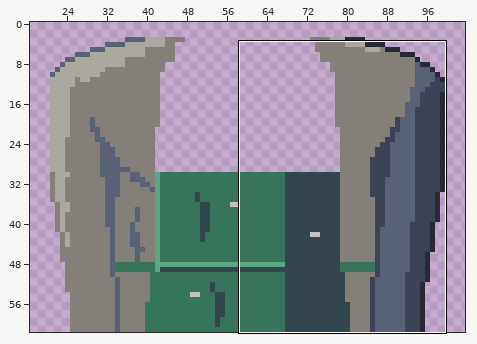
Edited in one commit: pixel-art file (art/src/torso/shelter-volunteer.aseprite). The first picture is a wide view before the edit; the outline marks the close-up.
Close-up. Before:
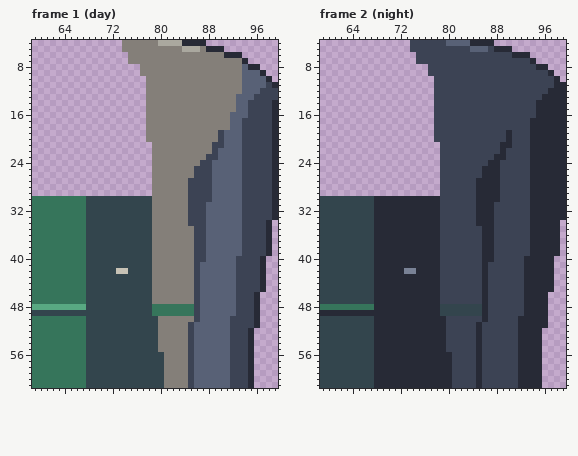
120x62 pixels, 2 frames. Shown: frame 1 (day): x 59..99, y 4..61; frame 2 (night): x 59..99, y 4..61. The wide view leaves out empty margins.
New version:
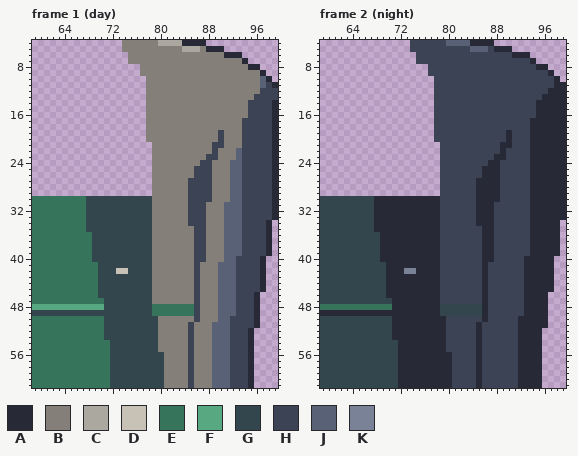
Palette (. is transparent): A #272a36  B #847f79  C #aaa89f  D #c7c2b5  E #36755b  F #58a982  G #33454d  H #3c4354  J #586176  K #798296
Diff:
Changed rows in their new state; - is an unchanged pixel.
Frame 1 (day):
first column x 68:
 8 --------------------------B--
 9 --------------------------BBB
10 --------------------------BBB
11 --------------------------BBB
12 --------------------------BBB
13 -------------------------BBB-
14 -------------------------BB--
15 -------------------------BB--
16 ------------------------BBB--
17 ------------------------BB---
18 ------------------------BB---
19 -----------------------BBB---
20 -----------------------BBB---
21 -----------------------BBB---
22 ----------------------BBB----
23 ----------------------BBB----
24 ---------------------BBB-----
25 ---------------------BBB-----
26 ---------------------BBB-----
27 ---------------------BBB-----
28 ---------------------BBB-----
29 ---------------------BBB-----
30 ---------------------BBB-----
31 --------------------BBB------
32 --------------------BBB------
33 --------------------BBB------
34 --------------------BBB------
35 --------------------BBB------
36 E-------------------BBB------
37 E-------------------BBB------
38 E-------------------BBB------
39 E-------------------BBB------
40 E-------------------BBB------
41 EE-----------------BBB-------
42 EE-----------------BBB-------
43 EE-----------------BBB-------
44 EE-----------------BBB-------
45 EE-----------------BBB-------
46 EE-----------------BBB-------
47 EEE----------------BBB-------
48 FFF----------------BBB-------
49 -------------------BBB-------
50 EEE----------------BBB-------
51 EEE---------------BBB--------
52 EEE---------------BBB--------
53 EEE---------------BBB--------
54 EEEE--------------BBB--------
55 EEEE--------------BBB--------
56 EEEE--------------BBB--------
57 EEEE--------------BBB--------
58 EEEE--------------BBB--------
59 EEEE--------------BBB--------
60 EEEE--------------BBB--------
61 EEEE--------------BBB--------
Frame 2 (night):
first column x 68:
36 G---
37 G---
38 G---
39 G---
40 G---
41 GG--
42 GG--
43 GG--
44 GG--
45 GG--
46 GG--
47 GGG-
48 EEE-
50 GGG-
51 GGG-
52 GGG-
53 GGG-
54 GGGG
55 GGGG
56 GGGG
57 GGGG
58 GGGG
59 GGGG
60 GGGG
61 GGGG
Where, in picture pixels (left, top, right, bottom), the same in both close-ups:
changed: (194, 64, 260, 388)
changed: (86, 232, 110, 388)
changed: (374, 232, 398, 388)
